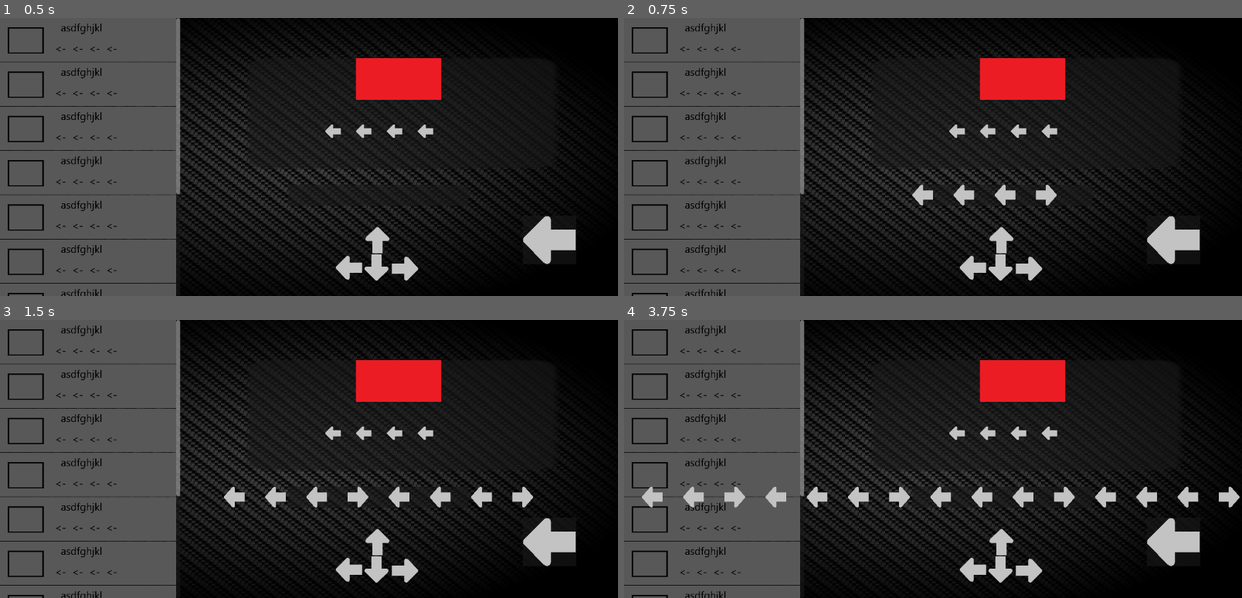
Above: before the commit, frames 1-4 (two rows, left to right).
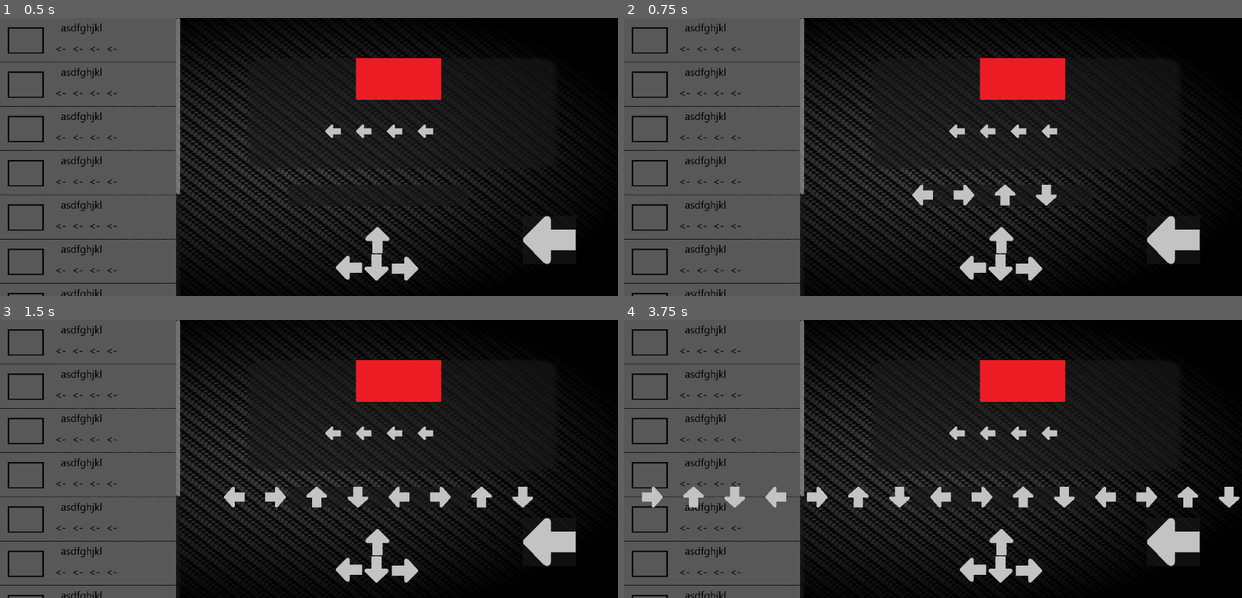
Above: after the commit, the same moments.

Repository: StephenScarlett/Stratagem-Project
Game: Godot game, scene res://MainCanvasScene.tscn
Two runs of this game, one before a commit and one after it. Both use one fixed random seed, a clock stepped at 60 frames per second and the inputs below.
Inputs (mouse positions are in pixels of both pictures, inside the frame that each line leads up to):
- Up to frame 1 (0.5 s): no input
- Up to frame 2 (0.75 s): click (710, 40) at 0.5 s
- Up to frame 3 (1.5 s): click (86, 342) at 1.25 s
- Up to frame 4 (3.75 s): click (710, 342) at 2 s; tap Enter at 2.75 s; tap Space at 3.5 s

Frame 1 is identical in both runs. In frame 2, 0.2% of the frame differs, in the area x 53-70%, y 60-68%; in frame 3, 0.5%; in frame 4, 0.9%, in the area x 2-100%, y 60-68%.

Commit message:
new  partial instancing

Diff:
--- a/Stratagem Project File/ArrowScenes/downarrow.tscn
+++ b/Stratagem Project File/ArrowScenes/downarrow.tscn
@@ -1,11 +1,10 @@
 [gd_scene load_steps=2 format=3 uid="uid://bn8ibfbovacyq"]
 
-[ext_resource type="Texture2D" uid="uid://wfwg8ym2og2h" path="res://Assets/Arrow.png" id="1_h5dt5"]
+[ext_resource type="Texture2D" uid="uid://cwrmaeetw4kjy" path="res://Assets/Arrow2.png" id="1_a1mbn"]
 
 [node name="TextureRect" type="TextureRect"]
-offset_top = 32.0
 offset_right = 32.0
-offset_bottom = 57.0
-rotation = 4.71239
-texture = ExtResource("1_h5dt5")
+offset_bottom = 25.0
+texture = ExtResource("1_a1mbn")
 expand_mode = 2
+flip_v = true
--- /dev/null
+++ b/Stratagem Project File/ArrowScenes/leftGarrow.tscn
@@ -0,0 +1,9 @@
+[gd_scene load_steps=2 format=3 uid="uid://ba23ql2jslcu1"]
+
+[ext_resource type="Texture2D" uid="uid://lwo4pp85evgf" path="res://Assets/GArrow.png" id="1_3y1v8"]
+
+[node name="TextureRect" type="TextureRect"]
+offset_right = 32.0
+offset_bottom = 25.0
+texture = ExtResource("1_3y1v8")
+expand_mode = 2
--- /dev/null
+++ b/Stratagem Project File/ArrowScenes/leftRarrow.tscn
@@ -0,0 +1,9 @@
+[gd_scene load_steps=2 format=3 uid="uid://cucqyd7cmyspc"]
+
+[ext_resource type="Texture2D" uid="uid://dpdqmf7kdg37t" path="res://Assets/RArrow.png" id="1_2c2r1"]
+
+[node name="TextureRect" type="TextureRect"]
+offset_right = 32.0
+offset_bottom = 25.0
+texture = ExtResource("1_2c2r1")
+expand_mode = 2
--- a/Stratagem Project File/ArrowScenes/rightarrow.tscn
+++ b/Stratagem Project File/ArrowScenes/rightarrow.tscn
@@ -3,11 +3,8 @@
 [ext_resource type="Texture2D" uid="uid://wfwg8ym2og2h" path="res://Assets/Arrow.png" id="1_0nrbk"]
 
 [node name="TextureRect" type="TextureRect"]
-offset_left = 32.0
-offset_top = 25.0
-offset_right = 64.0
-offset_bottom = 50.0
-rotation = 3.14159
+offset_right = 32.0
+offset_bottom = 25.0
 texture = ExtResource("1_0nrbk")
 expand_mode = 2
 flip_h = true
--- /dev/null
+++ b/Stratagem Project File/ArrowScenes/upGarrow.tscn
@@ -0,0 +1,9 @@
+[gd_scene load_steps=2 format=3 uid="uid://6lpj2hxvy3an"]
+
+[ext_resource type="Texture2D" uid="uid://bbcnddp0mjovc" path="res://Assets/GArrow2.png" id="1_qoxmm"]
+
+[node name="TextureRect" type="TextureRect"]
+offset_right = 32.0
+offset_bottom = 25.0
+texture = ExtResource("1_qoxmm")
+expand_mode = 2
--- /dev/null
+++ b/Stratagem Project File/ArrowScenes/upRarrow.tscn
@@ -0,0 +1,9 @@
+[gd_scene load_steps=2 format=3 uid="uid://bf4oobnvr5x0b"]
+
+[ext_resource type="Texture2D" uid="uid://qc784r0s0jcq" path="res://Assets/RArrow2.png" id="1_vp4v1"]
+
+[node name="TextureRect" type="TextureRect"]
+offset_right = 32.0
+offset_bottom = 25.0
+texture = ExtResource("1_vp4v1")
+expand_mode = 2
--- a/Stratagem Project File/ArrowScenes/uparrow.tscn
+++ b/Stratagem Project File/ArrowScenes/uparrow.tscn
@@ -1,11 +1,9 @@
 [gd_scene load_steps=2 format=3 uid="uid://317adq6kje8r"]
 
-[ext_resource type="Texture2D" uid="uid://wfwg8ym2og2h" path="res://Assets/Arrow.png" id="1_d2gw0"]
+[ext_resource type="Texture2D" uid="uid://cwrmaeetw4kjy" path="res://Assets/Arrow2.png" id="1_b8ge4"]
 
 [node name="TextureRect" type="TextureRect"]
-offset_left = 25.0
-offset_right = 57.0
+offset_right = 32.0
 offset_bottom = 25.0
-rotation = 1.5708
-texture = ExtResource("1_d2gw0")
+texture = ExtResource("1_b8ge4")
 expand_mode = 2
--- a/Stratagem Project File/Scripts/Control2.gd
+++ b/Stratagem Project File/Scripts/Control2.gd
@@ -5,6 +5,12 @@
 var inputArray = []
 var stratagem1 = [1,1,1,2]
 var resultArray = [1,1,1,2]
+
+@onready var leftarrow = preload("res://ArrowScenes/leftGarrow.tscn")
+@onready var rightarrow = preload("res://ArrowScenes/rightarrow.tscn")
+@onready var uparrow = preload("res://ArrowScenes/upGarrow.tscn")
+@onready var downarrow = preload("res://ArrowScenes/downarrow.tscn")
+@onready var stratagemnode = $"../Control"
 
 func _ready():
 	pass
@@ -23,8 +29,12 @@
 
 
 func _on_left_pressed():
-	inputArray.push_back(1)
+	if stratagemnode.sceneArray.size() != 0:
+		inputArray.push_back(1)
+		var instance = leftarrow.instantiate()
+		$"../Panel/HBoxContainer".add_child(instance)
 	print(inputArray)
+	print(stratagemnode.sceneArray.size())
 
 func _on_right_pressed():
 	inputArray.push_back(2)
--- a/Stratagem Project File/Scripts/Stratagem Panel.gd
+++ b/Stratagem Project File/Scripts/Stratagem Panel.gd
@@ -7,7 +7,7 @@
 @onready var rightarrow = preload("res://ArrowScenes/rightarrow.tscn")
 @onready var uparrow = preload("res://ArrowScenes/uparrow.tscn")
 @onready var downarrow = preload("res://ArrowScenes/downarrow.tscn")
-var stratagemOne = [leftarrow, leftarrow, leftarrow, rightarrow]
+var sceneArray : Array[TextureRect] = []
 
 func _ready():
 	pass
@@ -15,16 +15,24 @@
 func _process(delta):
 	pass
 
-func stratagem1():
-	var instance1 = leftarrow.instantiate()
-	$"../Panel/HBoxContainer".add_child(instance1)
-	var instance2 = leftarrow.instantiate()
-	$"../Panel/HBoxContainer".add_child(instance2)
-	var instance3 = leftarrow.instantiate()
-	$"../Panel/HBoxContainer".add_child(instance3)
-	var instance4 = rightarrow.instantiate()
-	$"../Panel/HBoxContainer".add_child(instance4)
+func stratagem1() -> Array:
+	#var instance1 = leftarrow.instantiate()
+	#$"../Panel/HBoxContainer".add_child(instance1)
+	#var instance2 = rightarrow.instantiate()
+	#$"../Panel/HBoxContainer".add_child(instance2)
+	#var instance3 = downarrow.instantiate()
+	#$"../Panel/HBoxContainer".add_child(instance3)
+	#var instance4 = uparrow.instantiate()
+	#$"../Panel/HBoxContainer".add_child(instance4)
+	sceneArray.append(preload("res://ArrowScenes/leftarrow.tscn").instantiate())
+	sceneArray.append(preload("res://ArrowScenes/rightarrow.tscn").instantiate())
+	sceneArray.append(preload("res://ArrowScenes/uparrow.tscn").instantiate())
+	sceneArray.append(preload("res://ArrowScenes/downarrow.tscn").instantiate())
+	for i in sceneArray.size():
+		var instance = sceneArray[i]
+		$"../Panel/HBoxContainer".add_child(instance)
 	$"../SelectedStratagemPanel/REINFORCE".visible = true
+	return sceneArray
 
 func _on_button_pressed():
 	var arrayObject = ButtonMap.new()
Binary file added: Stratagem Project File/Assets/Arrow2.png
Not shown, added: Stratagem Project File/Assets/Arrow2.png.import
Binary file added: Stratagem Project File/Assets/GArrow.png
Not shown, added: Stratagem Project File/Assets/GArrow.png.import
Binary file added: Stratagem Project File/Assets/GArrow2.png
Not shown, added: Stratagem Project File/Assets/GArrow2.png.import
Binary file added: Stratagem Project File/Assets/RArrow.png
Not shown, added: Stratagem Project File/Assets/RArrow.png.import
Binary file added: Stratagem Project File/Assets/RArrow2.png
Not shown, added: Stratagem Project File/Assets/RArrow2.png.import
Not shown, added: Stratagem Project File/Assets/GArrow.xcf
